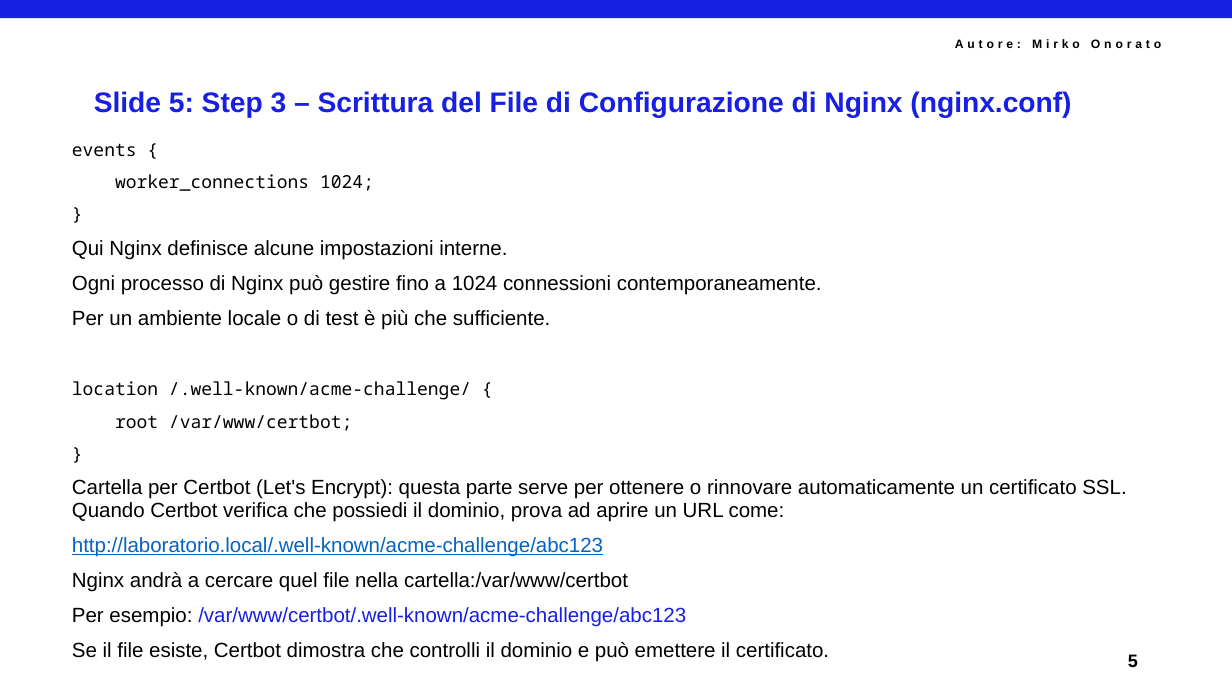
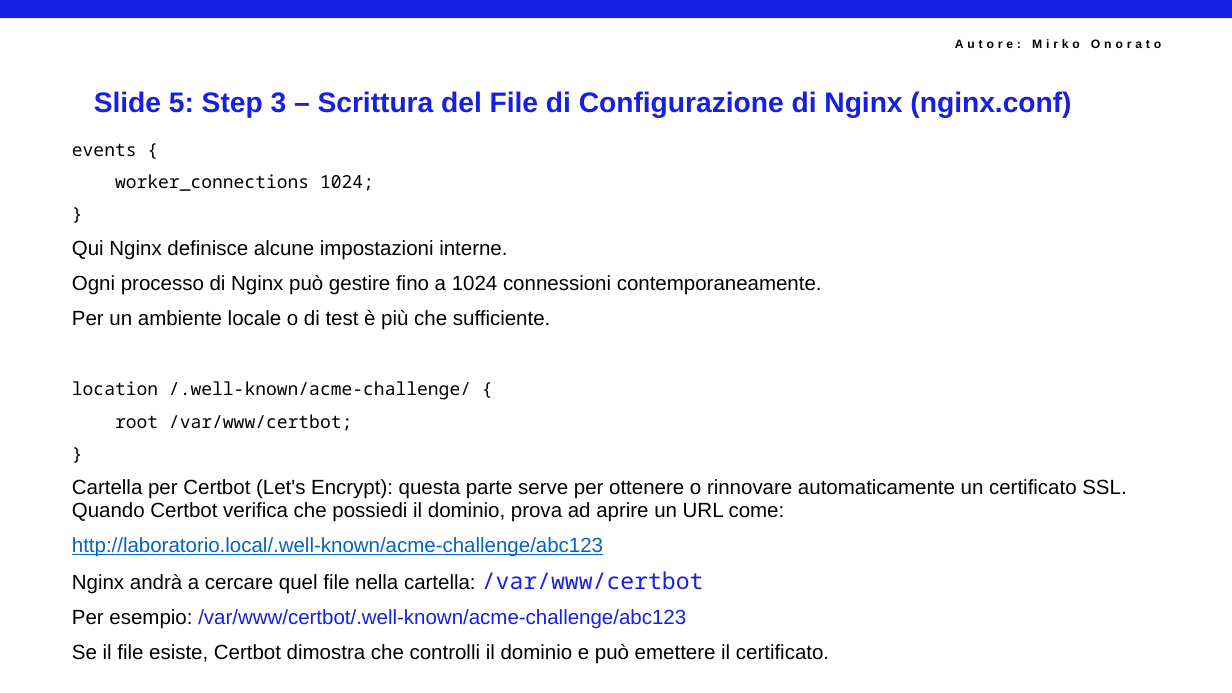
Before and after one commit to mirkoSkF/Docker-Slides, a slide deck: slide 7 of Lab 3.a - Allestimento di Nginx, Certbot e Reti in Locale.pptx. Drawn at 1232x693 pixels with LibreOffice and Linux fonts; fonts in the diff are those of the drawing; background and template pictures are left out. Boxes give left, top, right and bottom in pixels: in the first picture for what was removed or moved away, otherwise in the second. Text is boxed around its words. In the diff, an @@ line names an element or a change of style, - is before the commit and + after.

```diff
--- a/Lab 3.a - Allestimento di Nginx, Certbot e Reti in Locale.pptx
+++ b/Lab 3.a - Allestimento di Nginx, Certbot e Reti in Locale.pptx
@@ text at (x1=72, y1=571, x2=704, y2=594): spaces changed @@
-Nginx andrà a cercare quel file nella cartella:/var/www/certbot
+Nginx andrà a cercare quel file nella cartella: /var/www/certbot
@@ text removed at (x1=1128, y1=654, x2=1138, y2=667) @@
-5
```
Also in this commit, not shown: 35 other slides changed, 2 slides added, 9 slides removed.
